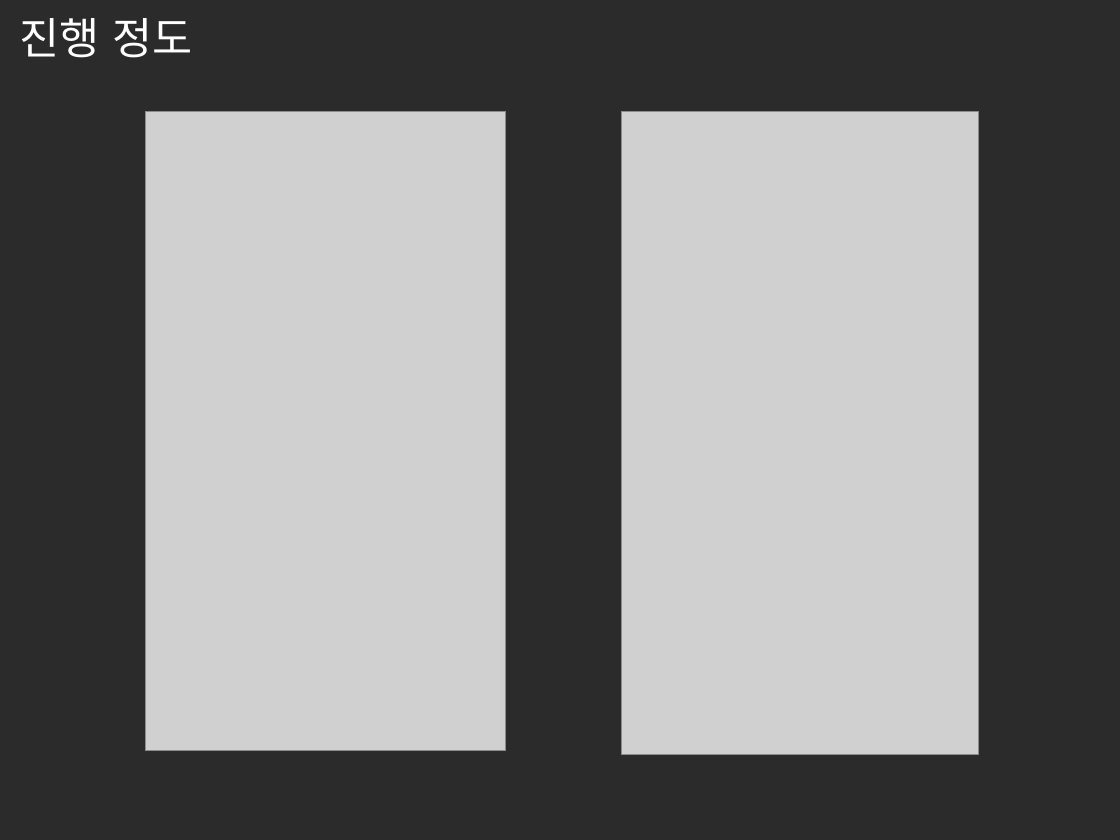
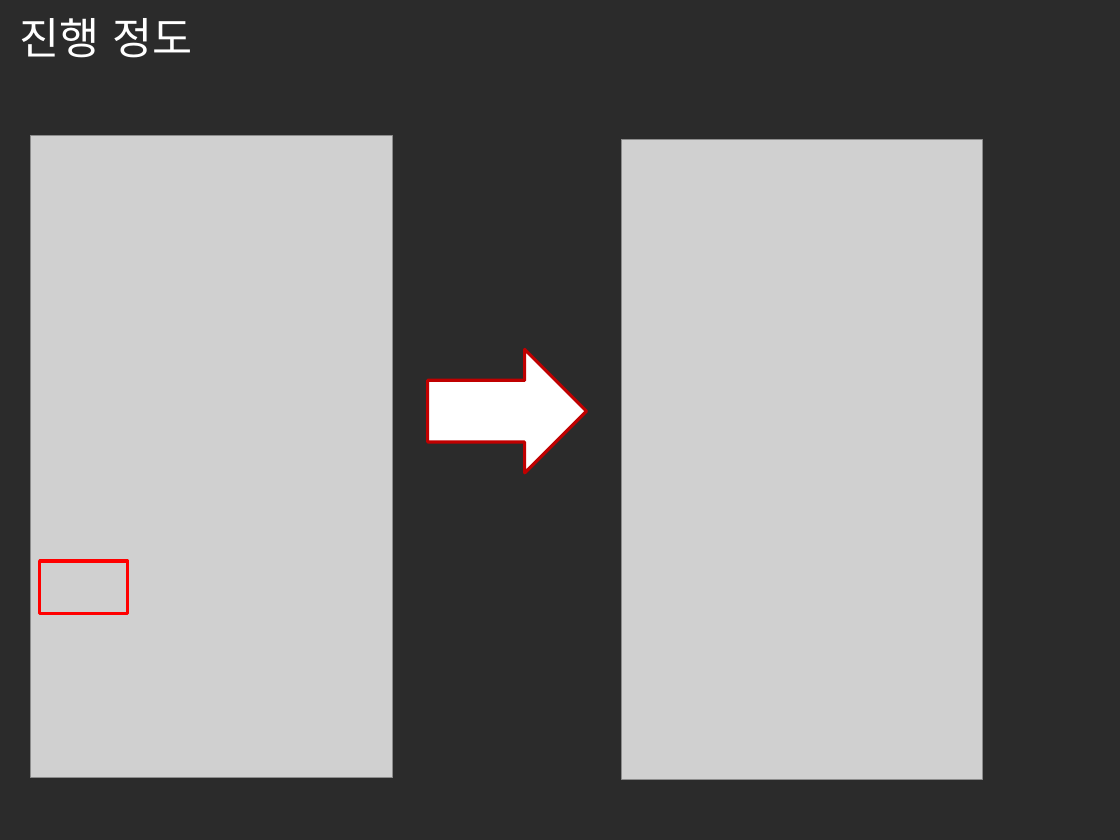
Before and after one commit to dlcksgy/PreventSNSAddiction, a slide deck: slide 5 of 모바일SW 중간발표.pptx. Drawn at 1120x840 pixels with LibreOffice and Linux fonts; fonts in the diff are those of the drawing; grey boxes stand for pictures; background and template pictures are left out; a plain dark background stands for a picture behind light text. Boxes give left, top, right and bottom in pixels: in the first picture for what was removed or moved away, otherwise in the second. Text is boxed around its words. In the diff, an @@ line names an element or a change of style, - is before the commit and + after.

```diff
--- a/모바일SW 중간발표.pptx
+++ b/모바일SW 중간발표.pptx
@@ picture removed at box(622, 111, 979, 754) @@
@@ picture added at box(30, 136, 392, 777) @@
@@ picture: place and size @@
-picture at box(146, 111, 506, 750)
+picture at box(622, 140, 982, 780)
@@ right arrow added at box(428, 349, 587, 473), fill #FFFFFF, outline #C00000 2 pt @@
@@ rectangle added at box(39, 561, 128, 614), outline #FF0000 2 pt @@
```
Also in this commit, not shown: 6 other slides changed.
